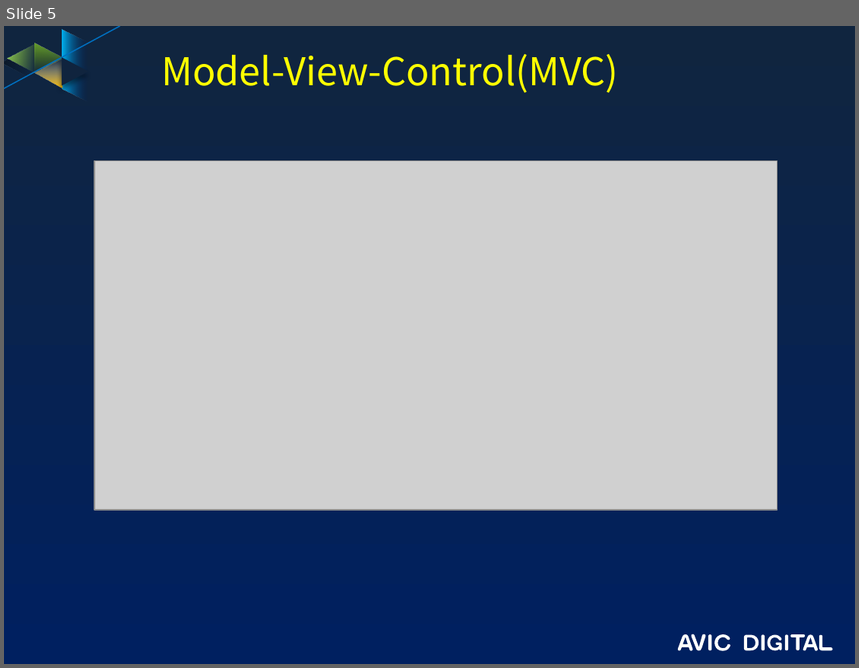
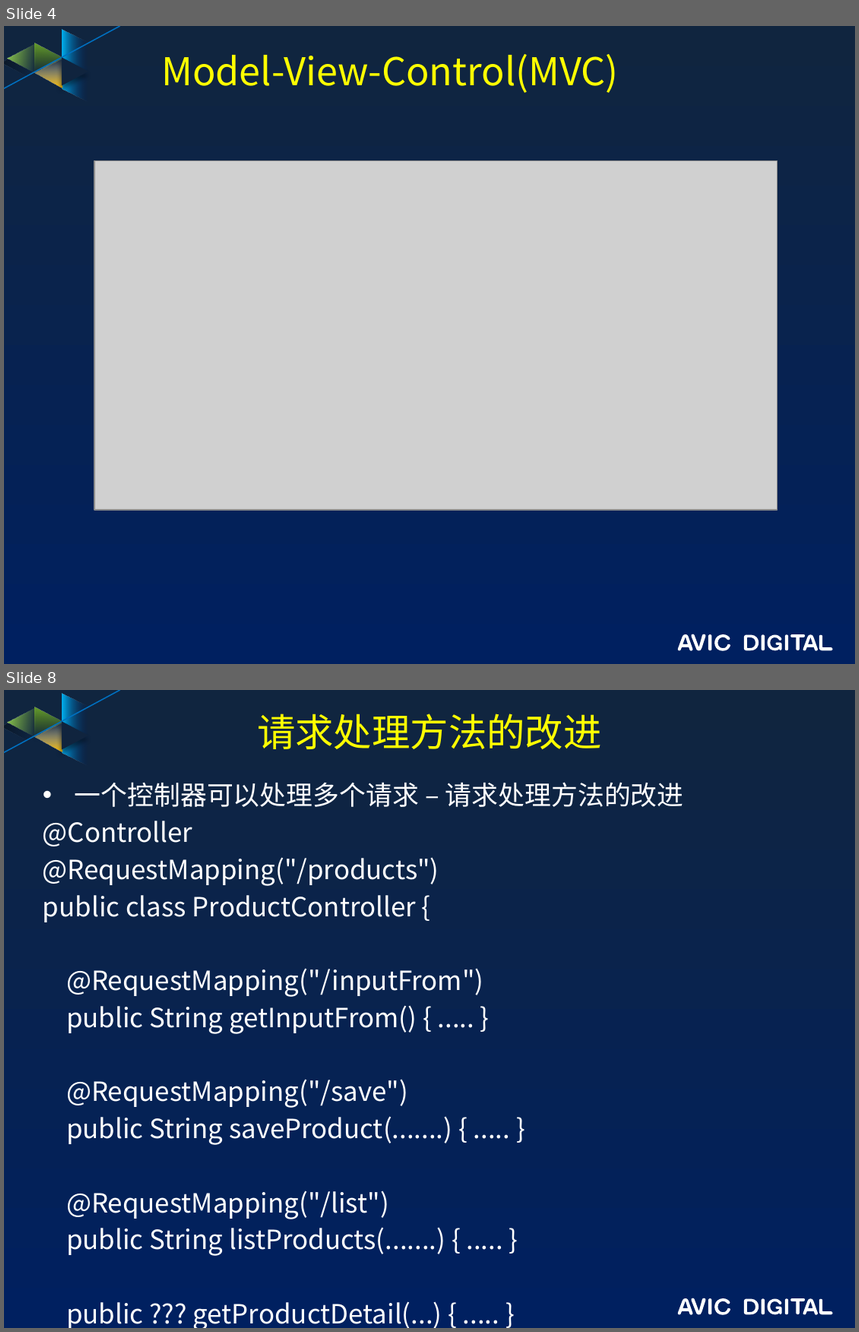
Before and after one commit to guofengzh/java-way, a slide deck: spring/docs/03-mvc.pptx. Shown one above the other, each under a label of ours: slide 5 before the commit, slides 4 and 8 after it; the slides between them are not shown. The pictures are 859x668 and 859x1332 pixels, drawn with LibreOffice and Linux fonts; fonts in the diff are those of the drawing; grey boxes stand for pictures; background and template pictures are left out. Boxes give left, top, right and bottom in pixels: in the first picture for what was removed or moved away, otherwise in the second. Text is boxed around its words. In the diff, an @@ line names an element or a change of style, - is before the commit and + after.

```diff
--- a/spring/docs/03-mvc.pptx
+++ b/spring/docs/03-mvc.pptx
@@ slide 8 added at [4, 690, 855, 1328], background gradient #10253F to #002060; not listed: 17 template elements that a slide beside it also shows @@
@@ title added at [257, 714, 602, 749], 32.4 pt, text #FFFF00 @@
+请求处理方法的改进
@@ text added at [43, 782, 684, 1256], 22.4 pt, text #FFFFFF @@
+• 一个控制器可以处理多个请求 – 请求处理方法的改进
+@Controller
+@RequestMapping("/products")
+public class ProductController {
+@RequestMapping("/inputFrom")
+public String getInputFrom() { ..... }
+@RequestMapping("/save")
+public String saveProduct(.......) { ..... }
+@RequestMapping("/list")
+public String listProducts(.......) { ..... }
+public ??? getProductDetail(...) { ..... }
+}
@@ what was slide 5 is now slide 4 @@
```
Also in this commit, not shown: 1 slide changed, 8 other slides added, 1 slide removed, 2 other files.
